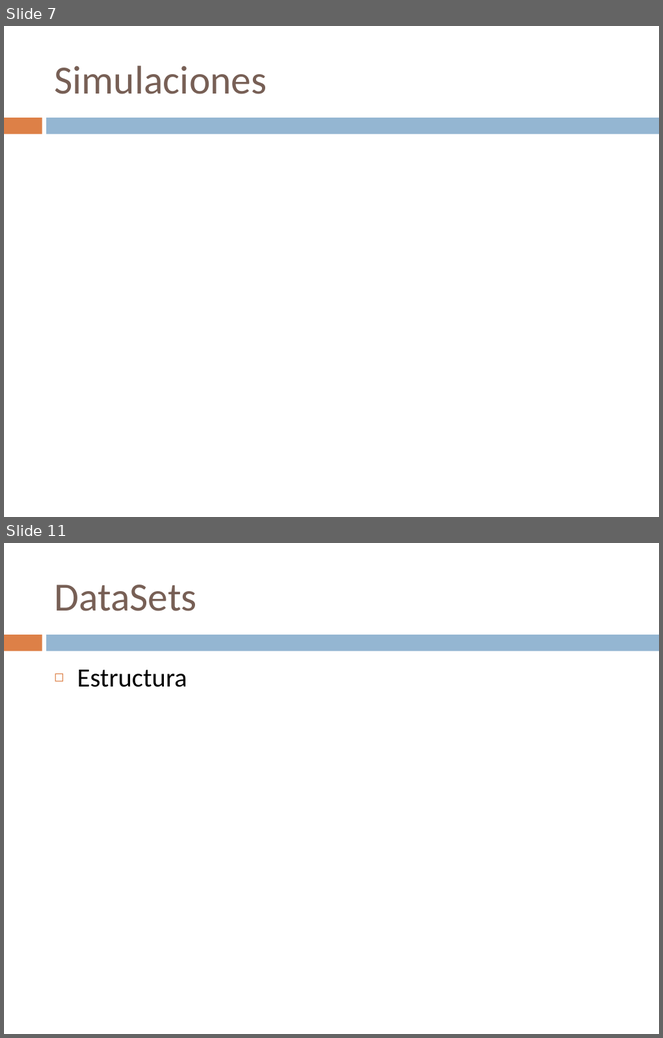
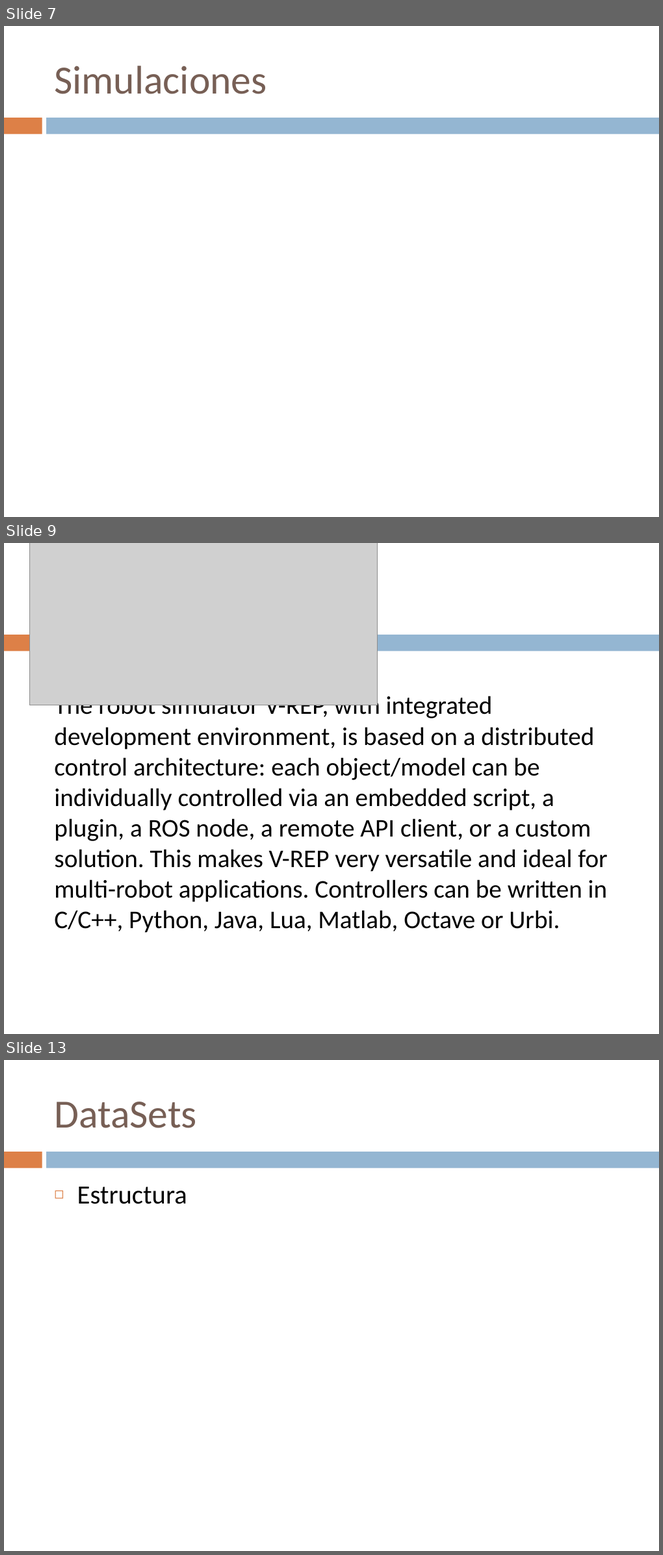
Before and after one commit to Bardo91/PFC, a slide deck: presentation.pptx. Shown one above the other, each under a label of ours: slides 7 and 11 before the commit, slides 7, 9 and 13 after it; the slides between them are not shown. The pictures are 663x1038 and 663x1555 pixels, drawn with LibreOffice and Linux fonts; fonts in the diff are those of the drawing; grey boxes stand for pictures. Boxes give left, top, right and bottom in pixels: in the first picture for what was removed or moved away, otherwise in the second. Text is boxed around its words. In the diff, an @@ line names an element or a change of style, - is before the commit and + after.

```diff
--- a/presentation.pptx
+++ b/presentation.pptx
@@ slide 9 added at [4, 543, 659, 1034], background #FFFFFF; not listed: 2 template elements that a slide beside it also shows @@
@@ picture added at [29, 543, 378, 705] @@
@@ text added at [54, 693, 608, 933], 28 pt, text #000000 @@
+The robot simulator V-REP, with integrated development environment, is based on a distributed control architecture: each object/model can be individually controlled via an embedded script, a plugin, a ROS node, a remote API client, or a custom solution. This makes V-REP very versatile and ideal for multi-robot applications. Controllers can be written in C/C++, Python, Java, Lua, Matlab, Octave or Urbi.
@@ what was slide 11 is now slide 13 @@
```
Also in this commit, not shown: 3 slides changed, 2 other slides added, 1 slide removed.
